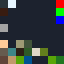
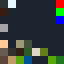
The second 64 × 64 image is a revision of the first. Changes to its layers:
painted on "Rectangle 1 copy 9" over [8, 48, 16, 56]